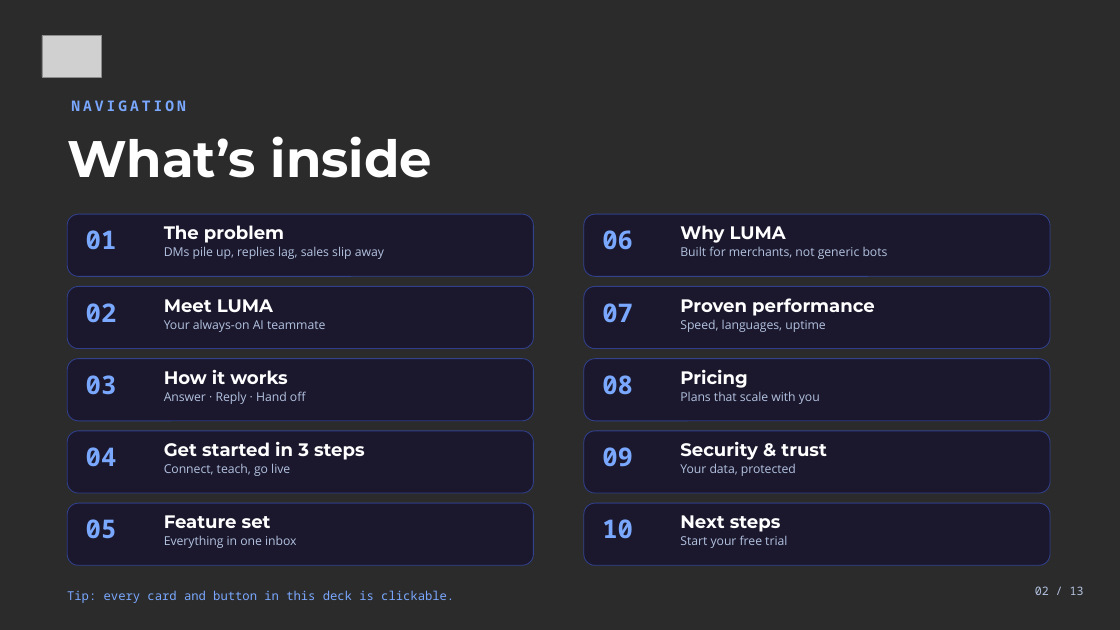
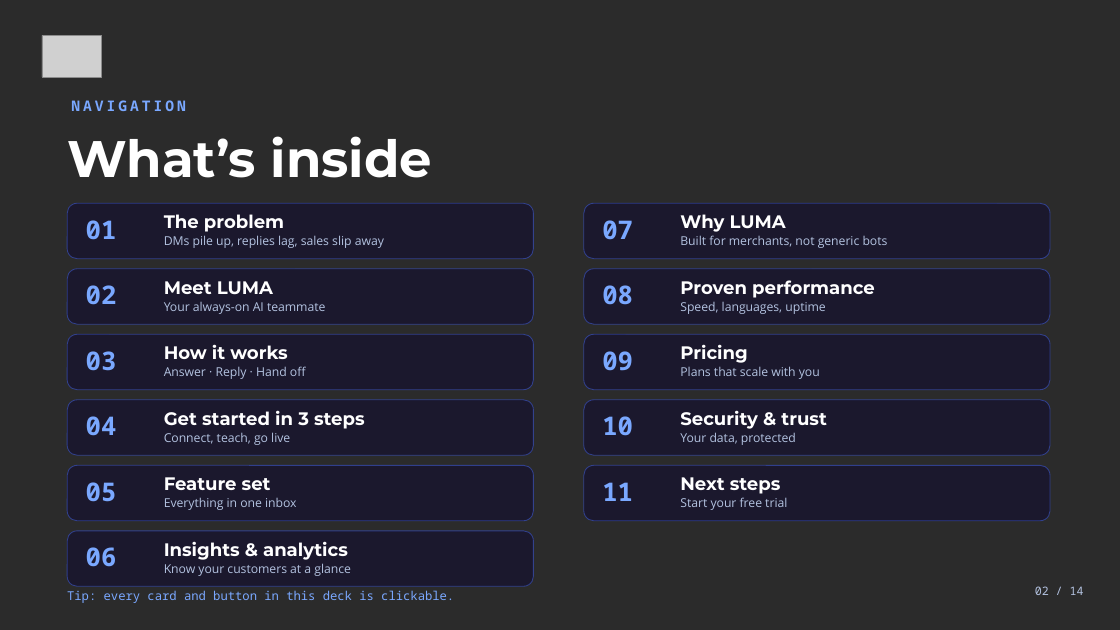
Before and after one commit to tonyhani01/luma-landing, a slide deck: slide 2 of proposal/LUMA_Business_Proposal.pptx. Drawn at 1120x630 pixels with LibreOffice and Linux fonts; fonts in the diff are those of the drawing; grey boxes stand for pictures; background and template pictures are left out; a plain dark background stands for a picture behind light text. Boxes give left, top, right and bottom in pixels: in the first picture for what was removed or moved away, otherwise in the second. Text is boxed around its words. In the diff, an @@ line names an element or a change of style, - is before the commit and + after.

```diff
--- a/proposal/LUMA_Business_Proposal.pptx
+++ b/proposal/LUMA_Business_Proposal.pptx
@@ rounded rectangle: place and size @@
-rounded rectangle at box(67, 214, 534, 276)
+rounded rectangle at box(67, 203, 534, 259)
@@ rounded rectangle: place and size @@
-rounded rectangle at box(584, 287, 1050, 349)
+rounded rectangle at box(584, 203, 1050, 259)
@@ text "07": place and size @@
-text "07" at box(602, 303, 633, 323)
+text "07" at box(602, 220, 633, 240)
@@ 3 texts: place and size @@
-3 texts at box(86, 225, 888, 259)
+3 texts at box(86, 214, 888, 248)
@@ rounded rectangle: place and size @@
-rounded rectangle at box(67, 287, 534, 349)
+rounded rectangle at box(67, 269, 534, 324)
@@ rounded rectangle: place and size @@
-rounded rectangle at box(584, 359, 1050, 421)
+rounded rectangle at box(584, 269, 1050, 324)
@@ text "08": place and size @@
-text "08" at box(602, 375, 633, 395)
+text "08" at box(602, 285, 633, 305)
@@ 3 texts: place and size @@
-3 texts at box(86, 298, 875, 332)
+3 texts at box(86, 280, 875, 314)
@@ rounded rectangle: place and size @@
-rounded rectangle at box(67, 359, 534, 421)
+rounded rectangle at box(67, 334, 534, 390)
@@ rounded rectangle: place and size @@
-rounded rectangle at box(584, 431, 1050, 493)
+rounded rectangle at box(584, 334, 1050, 390)
@@ text "09": place and size @@
-text "09" at box(602, 447, 633, 467)
+text "09" at box(602, 351, 633, 371)
@@ 3 texts: place and size @@
-3 texts at box(86, 369, 820, 404)
+3 texts at box(86, 344, 820, 379)
@@ rounded rectangle: place and size @@
-rounded rectangle at box(67, 431, 534, 493)
+rounded rectangle at box(67, 400, 534, 455)
@@ rounded rectangle: place and size @@
-rounded rectangle at box(584, 503, 1050, 565)
+rounded rectangle at box(584, 400, 1050, 455)
@@ text "10": place and size @@
-text "10" at box(602, 519, 633, 539)
+text "10" at box(602, 416, 633, 436)
@@ 3 texts: place and size @@
-3 texts at box(86, 441, 827, 476)
+3 texts at box(86, 410, 827, 445)
@@ rounded rectangle: place and size @@
-rounded rectangle at box(67, 503, 534, 565)
+rounded rectangle at box(67, 465, 534, 521)
@@ text "05": place and size @@
-text "05" at box(86, 519, 117, 539)
+text "05" at box(86, 482, 117, 502)
@@ text "Feature set": place and size @@
-text "Feature set" at box(164, 515, 296, 548)
+text "Feature set" at box(164, 477, 296, 510)
@@ rounded rectangle added at box(584, 465, 1050, 521), fill #080330 at 45% opacity, outline #4466FF 0.75 pt @@
@@ text "Next steps": place and size @@
-text "Next steps" at box(680, 515, 787, 548)
+text "Next steps" at box(680, 477, 787, 510)
@@ text added at box(602, 482, 633, 501), 22 pt, text #7AA8FF, bold @@
+11
@@ rounded rectangle: place and size @@
-rounded rectangle at box(584, 214, 1050, 276)
+rounded rectangle at box(67, 531, 534, 586)
@@ text "06": place and size @@
-text "06" at box(602, 230, 633, 250)
+text "06" at box(86, 547, 117, 567)
@@ text added at box(164, 541, 351, 576), 10.5 pt, text #B3C2E0 @@
+Insights & analytics
+Know your customers at a glance
@@ text at box(1035, 586, 1084, 595): text changed @@
-02 / 13
+02 / 14
```
Also in this commit, not shown: 9 other slides changed, 2 slides added, 9 other files.
